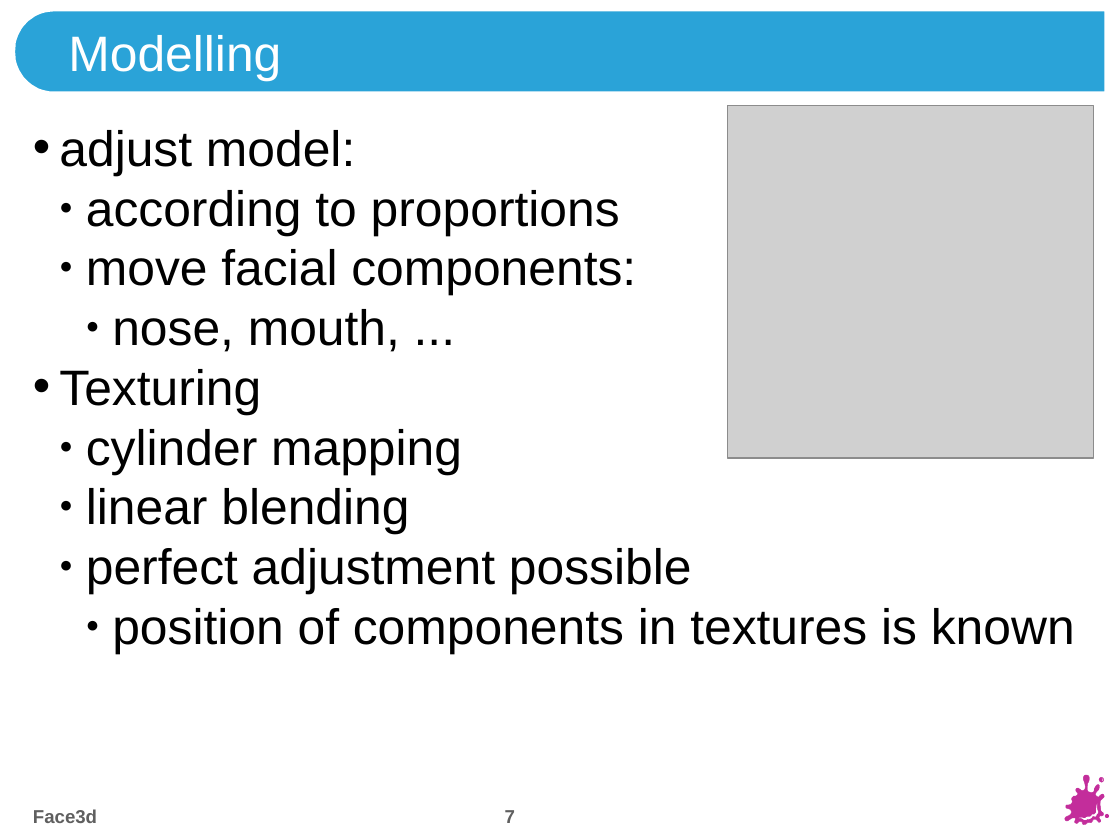
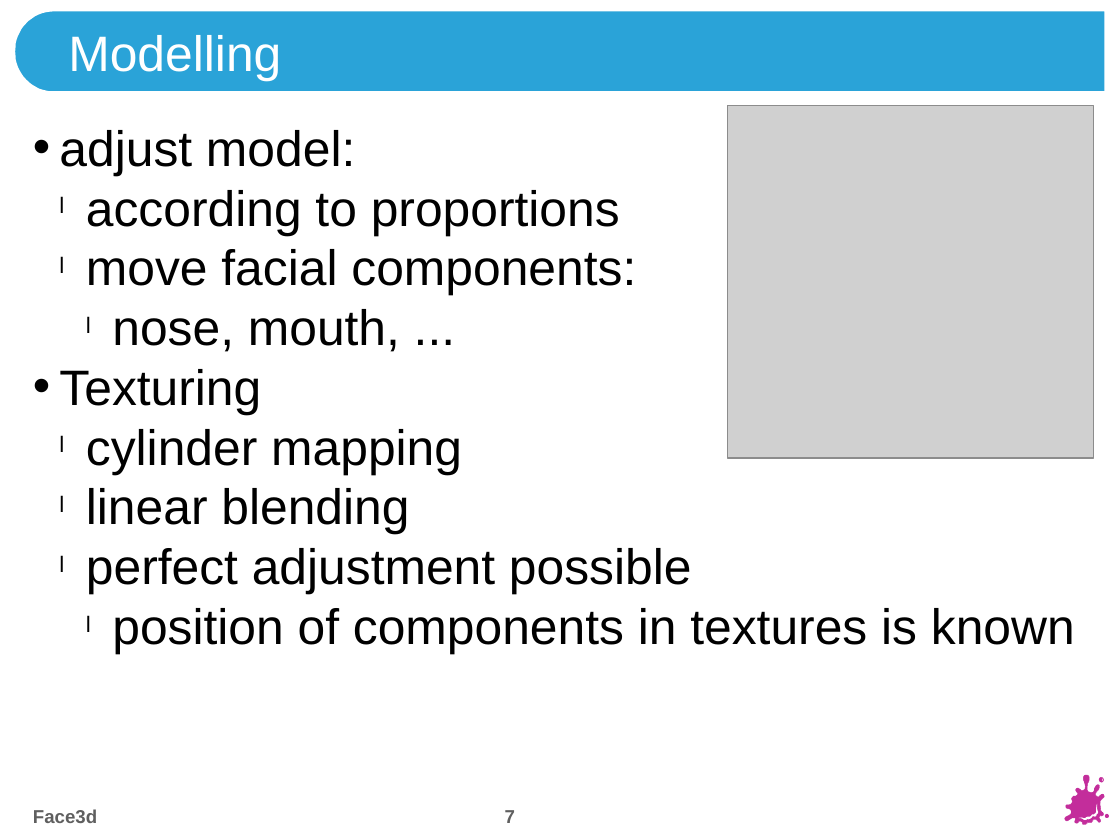
Before and after one commit to tpinetz/Visualisierung, a slide deck: slide 7 of Allgemeines/FinalPresentation.pptx. Drawn at 1120x840 pixels with LibreOffice and Linux fonts; fonts in the diff are those of the drawing; grey boxes stand for pictures; background and template pictures are left out. Boxes give left, top, right and bottom in pixels: in the first picture for what was removed or moved away, otherwise in the second. Text is boxed around its words. In the diff, an @@ line names an element or a change of style, - is before the commit and + after.

```diff
--- a/Allgemeines/FinalPresentation.pptx
+++ b/Allgemeines/FinalPresentation.pptx
@@ text at (86,190,1075,654): bullet ● to l @@
```
Also in this commit, not shown: 7 other slides changed, 1 other file.
